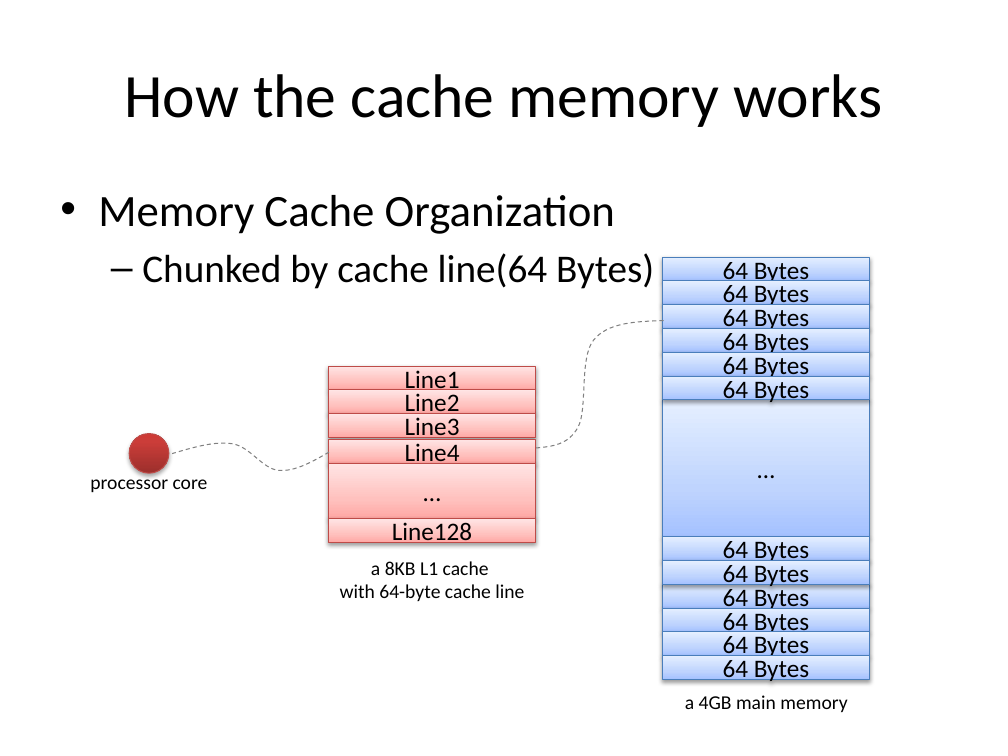
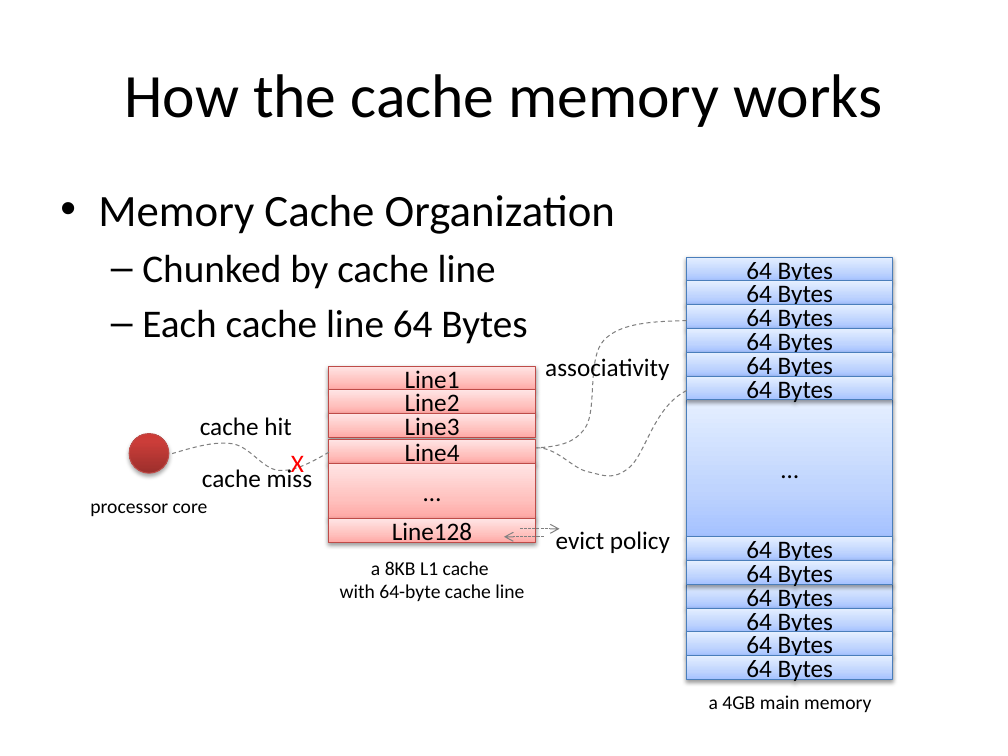
Before and after one commit to guhanjie/Knowledge-sharing, a slide deck: slide 21 of data model in memory and disk.pptx. Drawn at 1008x756 pixels with LibreOffice and Linux fonts; fonts in the diff are those of the drawing. Boxes give left, top, right and bottom in pixels: in the first picture for what was removed or moved away, otherwise in the second. Text is boxed around its words. In the diff, an @@ line names an element or a change of style, - is before the commit and + after.

Commit message:
v1.0 for data model in memory & disk

```diff
--- a/data model in memory and disk.pptx
+++ b/data model in memory and disk.pptx
@@ text at (x1=142, y1=254, x2=527, y2=344): text changed @@
-  – Chunked by cache line(64 Bytes)
+  – Chunked by cache line
+  – Each cache line 64 Bytes
@@ freeform shape resized from (x1=536, y1=321, x2=663, y2=448) to (x1=536, y1=321, x2=686, y2=448) @@
@@ text added at (x1=545, y1=355, x2=669, y2=382), 18 pt, text #000000 @@
+associativity
@@ text added at (x1=200, y1=417, x2=291, y2=436), 18 pt, text #000000 @@
+cache hit
@@ freeform shape added at (x1=536, y1=391, x2=686, y2=477), outline #808080 0.75 pt dashed @@
@@ 13 rectangles, 1 text moved together from (x1=663, y1=257, x2=870, y2=712) to (x1=686, y1=257, x2=893, y2=712) @@
@@ text added at (x1=202, y1=467, x2=313, y2=487), 18 pt, text #000000 @@
+cache miss
@@ text added at (x1=291, y1=455, x2=304, y2=479), 18 pt, text #FF0000 @@
+X
@@ text "processor core" rewrapped from (x1=90, y1=473, x2=208, y2=492) to (x1=90, y1=503, x2=208, y2=516) @@
@@ arrow added from (543, 537) to (504, 537), #808080 0.75 pt dashed @@
@@ arrow added from (520, 529) to (559, 529), #808080 0.75 pt dashed @@
@@ text added at (x1=556, y1=529, x2=670, y2=553), 18 pt, text #000000 @@
+evict policy
```
Also in this commit, not shown: 14 other slides changed, 1 slide added.
